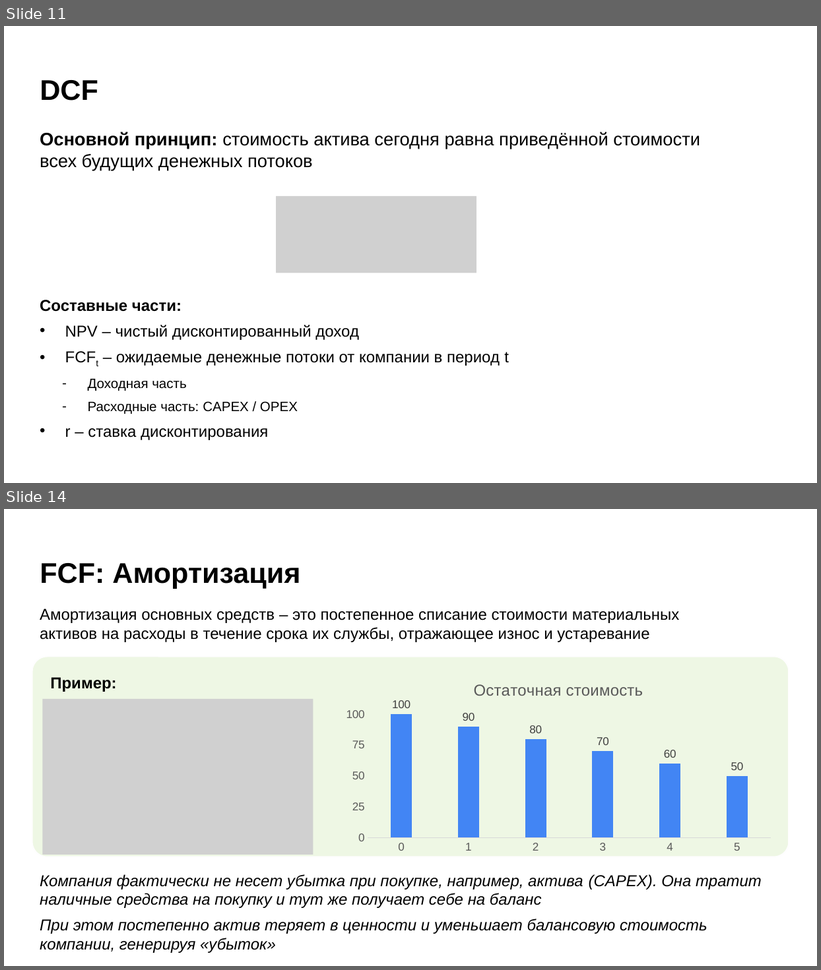
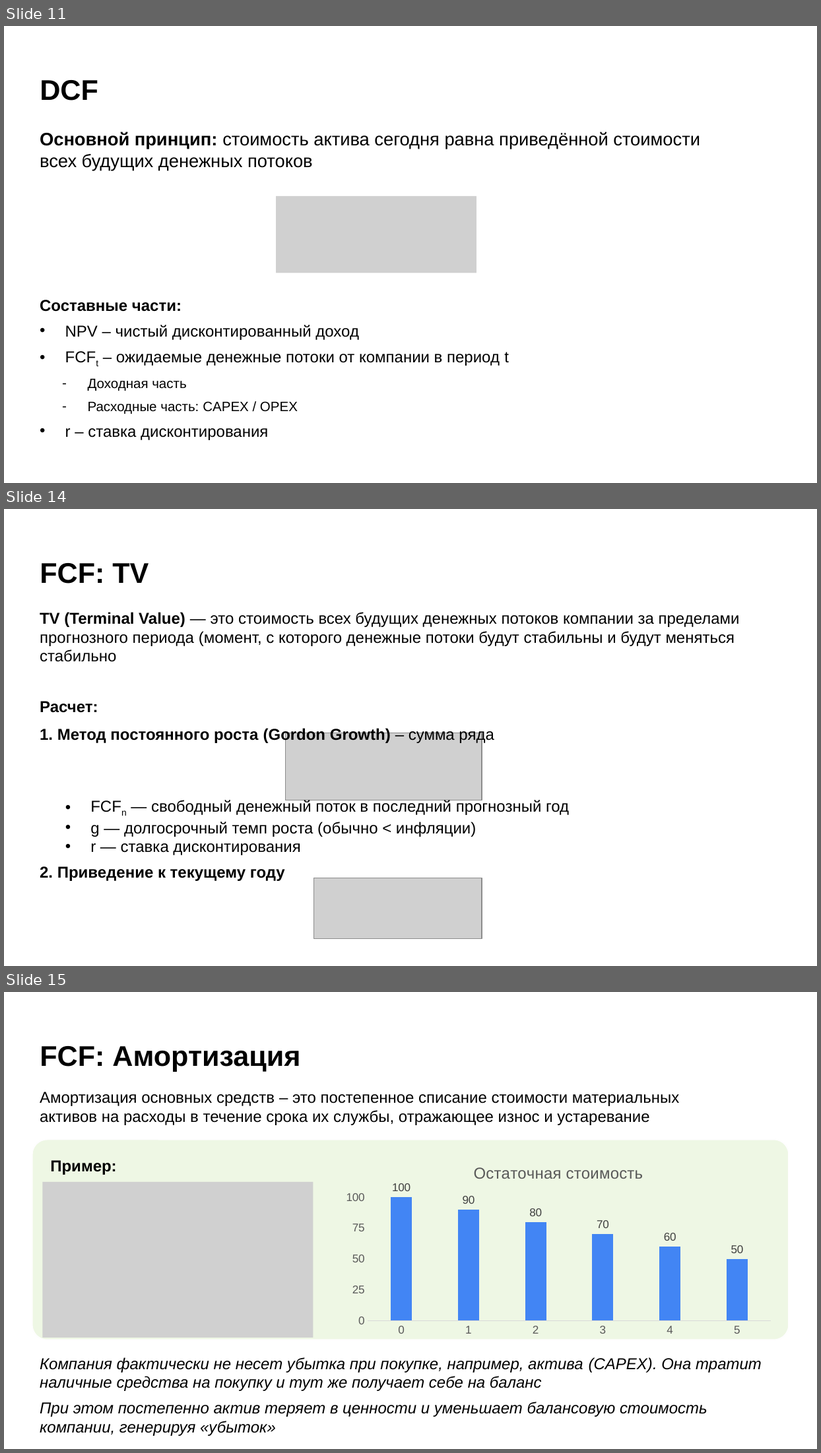
Before and after one commit to NikitaLebedevA/ITMO_seminar_financial_models, a slide deck: Financial modeling for ITMO.pptx. Shown one above the other, each under a label of ours: slides 11 and 14 before the commit, slides 11, 14 and 15 after it; the slides between them are not shown. The pictures are 821x970 and 821x1453 pixels, drawn with LibreOffice and Linux fonts; fonts in the diff are those of the drawing; grey boxes stand for pictures. Boxes give left, top, right and bottom in pixels: in the first picture for what was removed or moved away, otherwise in the second. Text is boxed around its words. In the diff, an @@ line names an element or a change of style, - is before the commit and + after.

```diff
--- a/Financial modeling for ITMO.pptx
+++ b/Financial modeling for ITMO.pptx
@@ slide 14 added at <box>4,509,817,966</box>, background #FFFFFF @@
@@ title added at <box>40,563,149,584</box>, 25.2 pt, text #000000, bold @@
+FCF: TV
@@ text added at <box>40,612,740,662</box>, 14 pt, text #000000 @@
+TV (Terminal Value) — это стоимость всех будущих денежных потоков компании за пределами прогнозного периода (момент, с которого денежные потоки будут стабильны и будут меняться стабильно
@@ text added at <box>40,701,98,713</box>, 14 pt, text #000000, bold @@
+Расчет:
@@ text added at <box>40,727,494,743</box>, 14 pt, text #000000, bold @@
+1. Метод постоянного роста (Gordon Growth) – сумма ряда
@@ picture added at <box>285,733,482,800</box> @@
@@ text added at <box>90,799,569,855</box>, 14 pt, text #000000 @@
+• FCFn — свободный денежный поток в последний прогнозный год
+• g — долгосрочный темп роста (обычно < инфляции)
+• r — ставка дисконтирования
@@ text added at <box>40,867,285,881</box>, 14 pt, text #000000, bold @@
+2. Приведение к текущему году
@@ picture added at <box>314,878,482,939</box> @@
@@ what was slide 14 is now slide 15 @@
```
Also in this commit, not shown: 1 slide changed.
